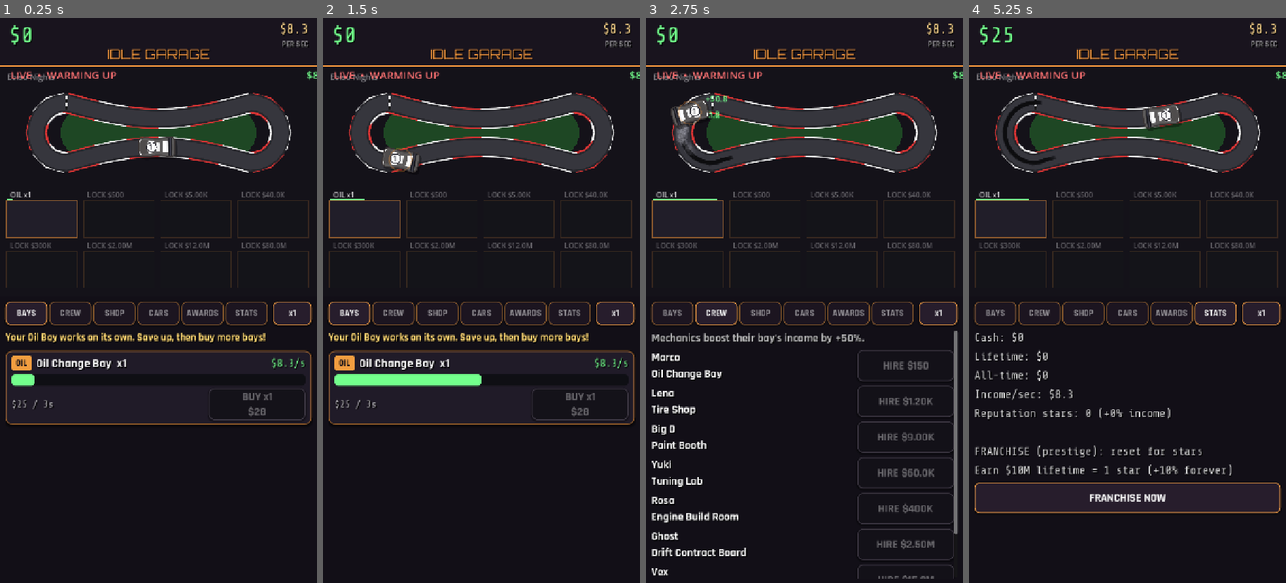
Above: before the commit, frames 1-4 (left to right).
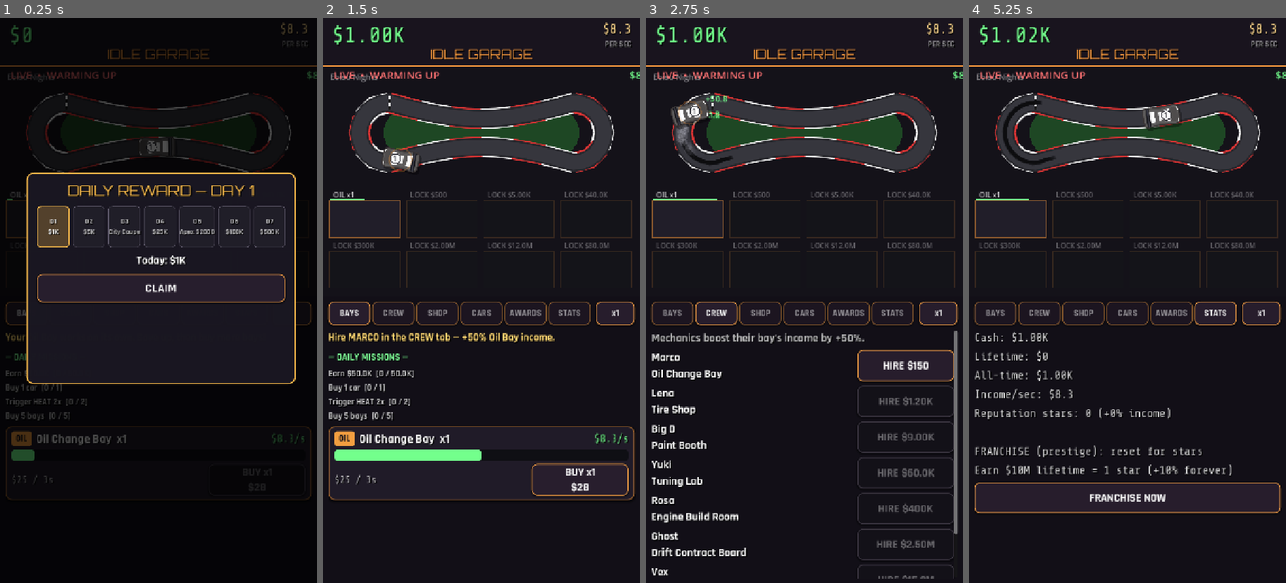
Above: after the commit, the same moments.

Repository: Thefreatbandz/idle-garage
Game: Godot game, scene res://scenes/main.tscn
The game is run twice, just before and just after one commit, with the same random seed, the same clock (stepped at 60 frames per second) and the same inputs.
Inputs (mouse positions are in pixels of both pictures, inside the frame that each line leads up to):
- Up to frame 1 (0.25 s): no input
- Up to frame 2 (1.5 s): click (484, 289) at 0.5 s, where only the run after the commit has a clickable "CLAIM"; click "BAYS" at 1.25 s
- Up to frame 3 (2.75 s): click "CREW" at 2 s
- Up to frame 4 (5.25 s): click "SHOP" at 2.75 s; click "CARS" at 3.5 s; click "AWARDS" at 4.25 s; click "STATS" at 5 s

The runs differ from the first frame. In frame 1, 23% of the frame differs, in the area x 0-100%, y 0-85%; in frame 2, 7.1%; in frame 3, 0.6%; in frame 4, 0.4%.

Commit message:
v9: daily rewards, drift missions, HEAT tap minigame

Diff:
--- a/scripts/economy.gd
+++ b/scripts/economy.gd
@@ -26,7 +26,25 @@
 	{"name": "Nova", "cost": 90000000.0},
 ]
 
-# Buyable tracks: {name, cost, bonus (income mult), shape (0-4), curb_a, curb_b, asphalt, asphalt_hi, bg, glow}
+# Daily rewards: 7-day streak calendar {day, type, amount/car_idx, label}
+# type: "cash", "car", "style"
+const DAILY_REWARDS := [
+	{"day": 1, "type": "cash", "amount": 1000.0, "label": "$1K"},
+	{"day": 2, "type": "cash", "amount": 5000.0, "label": "$5K"},
+	{"day": 3, "type": "car", "car": 3, "label": "City Coupe"},
+	{"day": 4, "type": "cash", "amount": 25000.0, "label": "$25K"},
+	{"day": 5, "type": "car", "car": 8, "label": "Apex S2000"},
+	{"day": 6, "type": "cash", "amount": 100000.0, "label": "$100K"},
+	{"day": 7, "type": "cash", "amount": 500000.0, "label": "$500K"},
+]
+
+# Daily missions: {id, label, target, reward_cash}
+const MISSIONS := [
+	{"id": "earn", "label": "Earn $%s", "target": 50000.0, "reward": 10000.0},
+	{"id": "cars", "label": "Buy %d car", "target": 1.0, "reward": 15000.0},
+	{"id": "heat", "label": "Trigger HEAT %dx", "target": 2.0, "reward": 20000.0},
+	{"id": "bays", "label": "Buy %d bays", "target": 5.0, "reward": 12000.0},
+]
 # shapes: 0=Ebisu peanut, 1=Meihan paperclip, 2=Nikko triangle, 3=Long Beach angular, 4=Irwindale ellipse
 const TRACKS := [
 	{"name": "Ebisu Nights", "cost": 0.0, "bonus": 1.0, "shape": 0,
--- a/scripts/main.gd
+++ b/scripts/main.gd
@@ -21,6 +21,13 @@
 var heat_timer := 0.0  # >0 = 2x HEAT bonus active
 var bulk := 1  # 1, 10, 100, -1 (MAX)
 var start_time := 0
+# daily rewards
+var last_daily := ""  # YYYY-MM-DD of last claim
+var daily_streak := 0  # 1..7
+# missions (daily)
+var mission_date := ""  # YYYY-MM-DD
+var missions_done := [false, false, false, false]
+var mission_prog := [0.0, 0.0, 0.0, 0.0]
 
 var _save_t := 0.0
 var _ui: CanvasLayer
@@ -42,6 +49,68 @@
 		var a: Dictionary = Economy.ACHIEVEMENTS[ai]
 		_ui.achievement_popup(String(a["name"]), float(a["bonus"]))
 	_pending_ach_popups = []
+	# daily rewards + missions check
+	_check_daily()
+
+func _today_str() -> String:
+	var d := Time.get_date_dict_from_system()
+	return "%04d-%02d-%02d" % [d["year"], d["month"], d["day"]]
+
+func _check_daily() -> void:
+	var today := _today_str()
+	# missions reset
+	if mission_date != today:
+		mission_date = today
+		missions_done = [false, false, false, false]
+		mission_prog = [0.0, 0.0, 0.0, 0.0]
+		_save()
+	# daily reward
+	if last_daily == today:
+		return  # already claimed
+	var yesterday := _today_str_offset(-1)
+	if last_daily == yesterday:
+		daily_streak = mini(daily_streak + 1, 7)
+	else:
+		daily_streak = 1  # streak broken or first time
+	_ui.show_daily_popup(daily_streak)
+
+func _today_str_offset(days: int) -> String:
+	var t := Time.get_unix_time_from_system() + days * 86400
+	var d := Time.get_date_dict_from_unix_time(t)
+	return "%04d-%02d-%02d" % [d["year"], d["month"], d["day"]]
+
+func claim_daily() -> void:
+	var r: Dictionary = Economy.DAILY_REWARDS[daily_streak - 1]
+	match String(r["type"]):
+		"cash":
+			cash += float(r["amount"])
+			total_earned += float(r["amount"])
+		"car":
+			var ci := int(r["car"])
+			cars_owned[ci] = true
+		"style":
+			style_meter = minf(style_meter + float(r["amount"]), 100.0)
+	last_daily = _today_str()
+	_ui.refresh_all()
+	_save()
+
+# missions
+func mission_progress(id: String, amount: float) -> void:
+	var mi := -1
+	for i in range(Economy.MISSIONS.size()):
+		if String(Economy.MISSIONS[i]["id"]) == id:
+			mi = i
+			break
+	if mi < 0 or missions_done[mi]:
+		return
+	mission_prog[mi] += amount
+	var target: float = Economy.MISSIONS[mi]["target"]
+	if mission_prog[mi] >= target:
+		missions_done[mi] = true
+		cash += float(Economy.MISSIONS[mi]["reward"])
+		total_earned += float(Economy.MISSIONS[mi]["reward"])
+		_ui.mission_popup(String(Economy.MISSIONS[mi]["label"]))
+		_save()
 
 func _process(dt: float) -> void:
 	# clamp dt (tab back after hours shouldn't simulate frame-by-frame)
@@ -71,6 +140,8 @@
 		style_meter = 0.0
 		heat_timer = 30.0
 		_ui.heat_popup()
+		_ui.show_heat_tap()
+		mission_progress("heat", 1.0)
 	if heat_timer > 0.0:
 		heat_timer -= dt
 	_ui.tick(dt)
@@ -84,6 +155,7 @@
 	cash += v
 	lifetime += v
 	total_earned += v
+	mission_progress("earn", v)
 	check_achievements()
 
 func spend(v: float) -> bool:
@@ -166,6 +238,7 @@
 	var cost: float = Economy.CARS[ci]["cost"]
 	if spend(cost):
 		cars_owned[ci] = true
+		mission_progress("cars", 1.0)
 		_ui.refresh_all()
 		_save()
 
@@ -202,6 +275,7 @@
 	var cost := Economy.bulk_cost(base, owned[i], n)
 	if spend(cost):
 		owned[i] += n
+		mission_progress("bays", float(n))
 		_ui.refresh_all()
 		check_achievements()
 		_save()
@@ -252,6 +326,8 @@
 		"achievements": achievements,
 		"cars_owned": cars_owned, "cars_equipped": cars_equipped,
 		"tracks_owned": tracks_owned, "track_selected": track_selected,
+		"last_daily": last_daily, "daily_streak": daily_streak,
+		"mission_date": mission_date, "missions_done": missions_done, "mission_prog": mission_prog,
 		"time": Time.get_unix_time_from_system(),
 	}
 	var f := FileAccess.open(SAVE_PATH, FileAccess.WRITE)
@@ -292,6 +368,15 @@
 	track_selected = int(d.get("track_selected", 0))
 	if track_selected < 0 or track_selected >= 5:
 		track_selected = 0
+	last_daily = String(d.get("last_daily", ""))
+	daily_streak = int(d.get("daily_streak", 0))
+	mission_date = String(d.get("mission_date", ""))
+	var md: Array = d.get("missions_done", [false, false, false, false])
+	for i in range(4):
+		missions_done[i] = bool(md[i]) if i < md.size() else false
+	var mp: Array = d.get("mission_prog", [0.0, 0.0, 0.0, 0.0])
+	for i in range(4):
+		mission_prog[i] = float(mp[i]) if i < mp.size() else 0.0
 	_last_time = float(d.get("time", 0.0))
 	# migration: old saves started with 0 bays and $0 (soft-locked)
 	var total_owned := 0
--- a/scripts/ui.gd
+++ b/scripts/ui.gd
@@ -154,6 +154,13 @@
 	_hint_label.autowrap_mode = TextServer.AUTOWRAP_WORD_SMART
 	_hint_label.custom_minimum_size = Vector2(680, 36)
 	vb.add_child(_hint_label)
+	# DAILY MISSIONS
+	var mh := _label("— DAILY MISSIONS —", 22, Vector2(0, 0), FONT_HUD, Color(0.5, 1.0, 0.6))
+	vb.add_child(mh)
+	_missions_vb = VBoxContainer.new()
+	_missions_vb.add_theme_constant_override("separation", 6)
+	vb.add_child(_missions_vb)
+	_refresh_missions()
 	for i in range(8):
 		var card := PanelContainer.new()
 		card.custom_minimum_size = Vector2(680, 150)
@@ -286,6 +293,23 @@
 var _shop_btns := []
 var _preview: Control
 var _hint_label: Label
+var _missions_vb: VBoxContainer
+
+func _refresh_missions() -> void:
+	if not _missions_vb or not game:
+		return
+	for c in _missions_vb.get_children():
+		c.queue_free()
+	for i in range(Economy.MISSIONS.size()):
+		var m: Dictionary = Economy.MISSIONS[i]
+		var done: bool = game.missions_done[i]
+		var prog: float = game.mission_prog[i]
+		var target: float = m["target"]
+		var label_text := String(m["label"]) % [BigNum.fmt(target) if String(m["id"]) == "earn" else int(target)]
+		var status := "DONE" if done else "%s / %s" % [BigNum.fmt(prog), BigNum.fmt(target)]
+		var col := Color(0.5, 1.0, 0.6, 0.9) if done else Color(1, 1, 1, 0.75)
+		var l := _label("%s  [%s]" % [label_text, status], 20, Vector2(0, 0), FONT_HUD, col)
+		_missions_vb.add_child(l)
 
 func _build_cars_panel() -> void:
 	var p: ScrollContainer = _panels[3]
@@ -538,6 +562,7 @@
 	if _btn_t >= 0.5:
 		_btn_t = 0.0
 		_refresh_button_states()
+		_refresh_missions()
 	# floating texts
 	for ft in _float_layer.get_children():
 		ft.position.y -= 60.0 * dt
@@ -716,6 +741,157 @@
 	var tw := create_tween()
 	tw.tween_interval(3.0)
 	tw.tween_callback(toast.queue_free)
+
+func mission_popup(label: String) -> void:
+	var toast := PanelContainer.new()
+	toast.custom_minimum_size = Vector2(600, 80)
+	toast.position = Vector2(60, 380)
+	var sb := StyleBoxFlat.new()
+	sb.bg_color = Color(0.08, 0.12, 0.08, 0.97)
+	sb.border_color = Color(0.4, 1.0, 0.5, 0.95)
+	sb.set_border_width_all(3)
+	sb.set_corner_radius_all(12)
+	sb.content_margin_left = 20
+	sb.content_margin_right = 20
+	sb.content_margin_top = 10
+	sb.content_margin_bottom = 10
+	toast.add_theme_stylebox_override("panel", sb)
+	var t := _label("MISSION COMPLETE: %s" % label, 26, Vector2(0, 0), FONT_HUD, Color(0.5, 1.0, 0.6))
+	t.horizontal_alignment = HORIZONTAL_ALIGNMENT_CENTER
+	t.custom_minimum_size = Vector2(560, 50)
+	toast.add_child(t)
+	add_child(toast)
+	var tw := create_tween()
+	tw.tween_interval(3.0)
+	tw.tween_callback(toast.queue_free)
+
+func show_daily_popup(streak: int) -> void:
+	var dim := ColorRect.new()
+	dim.color = Color(0, 0, 0, 0.7)
+	dim.set_anchors_preset(Control.PRESET_FULL_RECT)
+	add_child(dim)
+	var panel := PanelContainer.new()
+	panel.custom_minimum_size = Vector2(600, 480)
+	panel.position = Vector2(60, 350)
+	var sb := StyleBoxFlat.new()
+	sb.bg_color = Color(0.10, 0.09, 0.13, 0.98)
+	sb.border_color = Color(1.0, 0.75, 0.30, 0.95)
+	sb.set_border_width_all(3)
+	sb.set_corner_radius_all(16)
+	sb.content_margin_left = 24
+	sb.content_margin_right = 24
+	sb.content_margin_top = 20
+	sb.content_margin_bottom = 20
+	panel.add_theme_stylebox_override("panel", sb)
+	var vb := VBoxContainer.new()
+	vb.add_theme_constant_override("separation", 12)
+	panel.add_child(vb)
+	var title := _label("DAILY REWARD — DAY %d" % streak, 32, Vector2(0, 0), FONT_DISPLAY, Color(1.0, 0.75, 0.30))
+	title.horizontal_alignment = HORIZONTAL_ALIGNMENT_CENTER
+	title.custom_minimum_size = Vector2(552, 44)
+	vb.add_child(title)
+	# 7-day strip
+	var hb := HBoxContainer.new()
+	hb.add_theme_constant_override("separation", 8)
+	hb.alignment = BoxContainer.ALIGNMENT_CENTER
+	vb.add_child(hb)
+	for i in range(7):
+		var r: Dictionary = Economy.DAILY_REWARDS[i]
+		var cell := PanelContainer.new()
+		cell.custom_minimum_size = Vector2(70, 90)
+		var csb := StyleBoxFlat.new()
+		var is_today := (i + 1) == streak
+		var is_done := (i + 1) < streak
+		csb.bg_color = Color(1.0, 0.75, 0.30, 0.25) if is_today else (Color(0.2, 0.25, 0.2, 0.9) if is_done else Color(0.13, 0.12, 0.16, 0.9))
+		csb.border_color = Color(1.0, 0.75, 0.30, 1.0) if is_today else Color(0.4, 0.38, 0.45, 0.6)
+		csb.set_border_width_all(2 if is_today else 1)
+		csb.set_corner_radius_all(8)
+		cell.add_theme_stylebox_override("panel", csb)
+		var cl := _label("D%d\n%s" % [i + 1, r["label"]], 16, Vector2(0, 0), FONT_HUD, Color(1, 1, 1, 0.95 if is_today else 0.7))
+		cl.horizontal_alignment = HORIZONTAL_ALIGNMENT_CENTER
+		cl.vertical_alignment = VERTICAL_ALIGNMENT_CENTER
+		cl.custom_minimum_size = Vector2(70, 90)
+		cell.add_child(cl)
+		hb.add_child(cell)
+	var r2: Dictionary = Economy.DAILY_REWARDS[streak - 1]
+	var desc := _label("Today: %s" % r2["label"], 26, Vector2(0, 0), FONT_HUD, Color(1, 1, 1))
+	desc.horizontal_alignment = HORIZONTAL_ALIGNMENT_CENTER
+	desc.custom_minimum_size = Vector2(552, 36)
+	vb.add_child(desc)
+	var btn := _button("CLAIM", Vector2(0, 0), Vector2(552, 64), 28)
+	remove_child(btn)
+	vb.add_child(btn)
+	btn.pressed.connect(func():
+		game.claim_daily()
+		dim.queue_free()
+		panel.queue_free()
+	)
+	add_child(panel)
+
+func show_heat_tap() -> void:
+	# 5-second tap-the-green-zone minigame; perfect taps extend HEAT
+	var panel := PanelContainer.new()
+	panel.custom_minimum_size = Vector2(600, 140)
+	panel.position = Vector2(60, 480)
+	var sb := StyleBoxFlat.new()
+	sb.bg_color = Color(0.12, 0.08, 0.06, 0.97)
+	sb.border_color = Color(1.0, 0.45, 0.12, 0.95)
+	sb.set_border_width_all(3)
+	sb.set_corner_radius_all(12)
+	sb.content_margin_left = 20
+	sb.content_margin_right = 20
+	sb.content_margin_top = 12
+	sb.content_margin_bottom = 12
+	panel.add_theme_stylebox_override("panel", sb)
+	var vb := VBoxContainer.new()
+	vb.add_theme_constant_override("separation", 8)
+	panel.add_child(vb)
+	var t := _label("TAP IN THE GREEN! (+5s HEAT)", 24, Vector2(0, 0), FONT_HUD, Color(1.0, 0.6, 0.25))
+	t.horizontal_alignment = HORIZONTAL_ALIGNMENT_CENTER
+	t.custom_minimum_size = Vector2(560, 32)
+	vb.add_child(t)
+	var bar := ProgressBar.new()
+	bar.custom_minimum_size = Vector2(560, 36)
+	bar.max_value = 100.0
+	bar.value = 0.0
+	bar.show_percentage = false
+	vb.add_child(bar)
+	add_child(panel)
+	var taps := 0
+	var time_left := 5.0
+	var marker := 0.0
+	var dir := 1.0
+	# green zone: 40-60
+	var zone_l := 40.0
+	var zone_r := 60.0
+	var tap_btn := _button("TAP!", Vector2(0, 0), Vector2(560, 56), 26)
+	remove_child(tap_btn)
+	vb.add_child(tap_btn)
+	tap_btn.pressed.connect(func():
+		if marker >= zone_l and marker <= zone_r and taps < 3:
+			taps += 1
+			game.heat_timer = minf(game.heat_timer + 5.0, 45.0)
+			t.text = "NICE! +%ds HEAT (%d/3)" % [taps * 5, taps]
+	)
+	# animate in _process via a timer
+	var timer := Timer.new()
+	timer.wait_time = 0.05
+	timer.autostart = true
+	add_child(timer)
+	timer.timeout.connect(func():
+		time_left -= 0.05
+		marker += dir * 4.0
+		if marker >= 100.0:
+			marker = 100.0
+			dir = -1.0
+		elif marker <= 0.0:
+			marker = 0.0
+			dir = 1.0
+		bar.value = marker
+		if time_left <= 0.0:
+			timer.queue_free()
+			panel.queue_free()
+	)
 
 func show_offline_popup(gained: float, away_sec: float) -> void:
 	# dim background
Not shown, added: V9_RESEARCH.md
Not shown, changed: build/web/index.html
Not shown, changed: build/web/index.pck
Not shown, changed: docs/index.html
Not shown, changed: docs/index.pck
